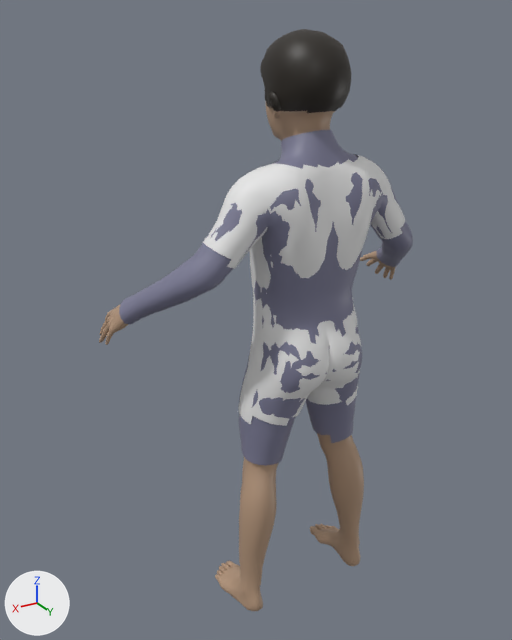
Two versions of the glTF model godot/assets/humans/child_00.glb, one commit apart.
One viewpoint serves both versions: a 50 mm lens placed at (0.898, 1.245, 1.451), pointed at (0.059, -0.152, 0.752). Every picture has the same lights, and +X, +Y and +Z are marked at lower left. The older version comes first. Vertices at exactly the same position are counted once.

Script lines for the objects in view, before the commit:
```python
me_base = bpy.data.meshes.new('base')
me_base.from_pydata(...)  # 13380 vertices, 26756 faces; spans x -0.436..0.436, y -0.285..0.081, z 0.0..1.403
me_base.materials.append(mat_skin)  # beige #b3957c
me_base_002 = bpy.data.meshes.new('base.002')
me_base_002.from_pydata(...)  # 1820 vertices, 3556 faces; spans x -0.408..0.408, y -0.201..0.09, z 0.426..1.231
me_base_002.materials.append(mat_lower)  # greyish blue #7c7c95
me_base_003 = bpy.data.meshes.new('base.003')
me_base_003.from_pydata(...)  # 792 vertices, 1432 faces; spans x -0.094..0.094, y -0.145..0.054, z 1.266..1.424
me_base_003.materials.append(mat_hair)  # black #272119
ob_body = bpy.data.objects.new('body', me_base)
ob_body.location = (0.0, 0.0, 0.0)
ob_hair = bpy.data.objects.new('hair', me_base_003)
ob_hair.location = (0.0, 0.0, 0.0)
ob_lower = bpy.data.objects.new('lower', me_base_002)
ob_lower.location = (0.0, 0.0, 0.0)
# also in view: 'top' at (0.0, -0.023, 0.861)
```
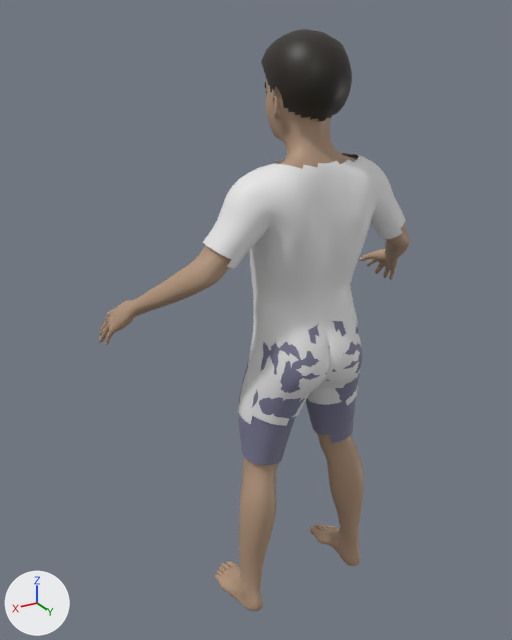
Boxes [x1, y1, x2, y2] around the edits, measured in the pictures (512 x 640 px):
```json
{"object": "lower", "change": "reshaped", "before": [119, 130, 413, 465], "after": [239, 321, 362, 465]}
{"object": "hair", "change": "reshaped", "before": [260, 29, 351, 113], "after": [261, 29, 352, 121], "on screen": "9% taller"}
{"part": 1, "of": "me_base_003", "change": "reshaped", "before": [260, 48, 351, 113], "after": [261, 48, 352, 121]}
{"part": 2, "of": "me_base_002", "change": "cut back", "before": [119, 130, 413, 333], "after": [252, 321, 343, 333]}
```

The change, as JSON lines over the scene's bpy script:
```json
{"block": "me_base_003", "where": "# used by ob_hair; location = (0.0, 0.0, 0.0)"}
{"op": "remove", "block": "me_base_003", "code": "me_base_003.from_pydata(...)  # 792 vertices, 1432 faces; spans x -0.094..0.094, y -0.145..0.054, z 1.266..1.424"}
{"op": "add", "block": "me_base_003", "code": "me_base_003.from_pydata(...)  # 314 vertices, 544 faces; spans x -0.087..0.087, y -0.159..0.055, z 1.248..1.424"}
{"block": "me_base_003", "change": "me_base_003 part 1: 99 vertices moved from x -0.086..0.086, y -0.116..0.054, z 1.27..1.386 to x -0.087..0.087, y -0.117..0.055, z 1.268..1.385; 594 vertices removed from x -0.094..0.094, y -0.145..0.028, z 1.266..1.386; 116 vertices added at x -0.087..0.087, y -0.159..0.03, z 1.248..1.385"}
{"block": "me_base_002", "where": "# used by ob_lower; location = (0.0, 0.0, 0.0)"}
{"op": "remove", "block": "me_base_002", "code": "me_base_002.from_pydata(...)  # 1820 vertices, 3556 faces; spans x -0.408..0.408, y -0.201..0.09, z 0.426..1.231"}
{"op": "add", "block": "me_base_002", "code": "me_base_002.from_pydata(...)  # 517 vertices, 956 faces; spans x -0.162..0.162, y -0.125..0.09, z 0.426..0.81"}
{"block": "me_base_002", "change": "me_base_002 part 2: 1311 vertices removed from x -0.408..0.408, y -0.201..0.077, z 0.783..1.231; 8 vertices added at x -0.115..0.115, y -0.071..0.056, z 0.784..0.81"}
```
